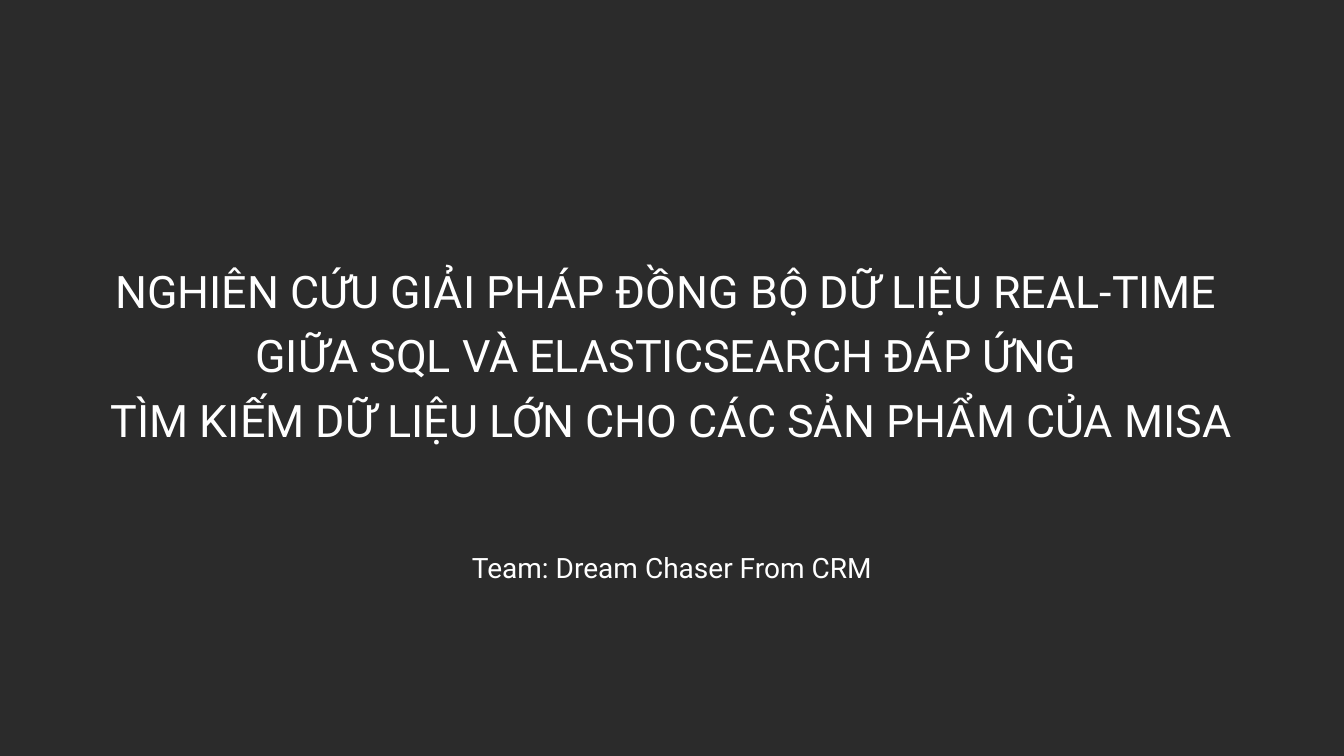
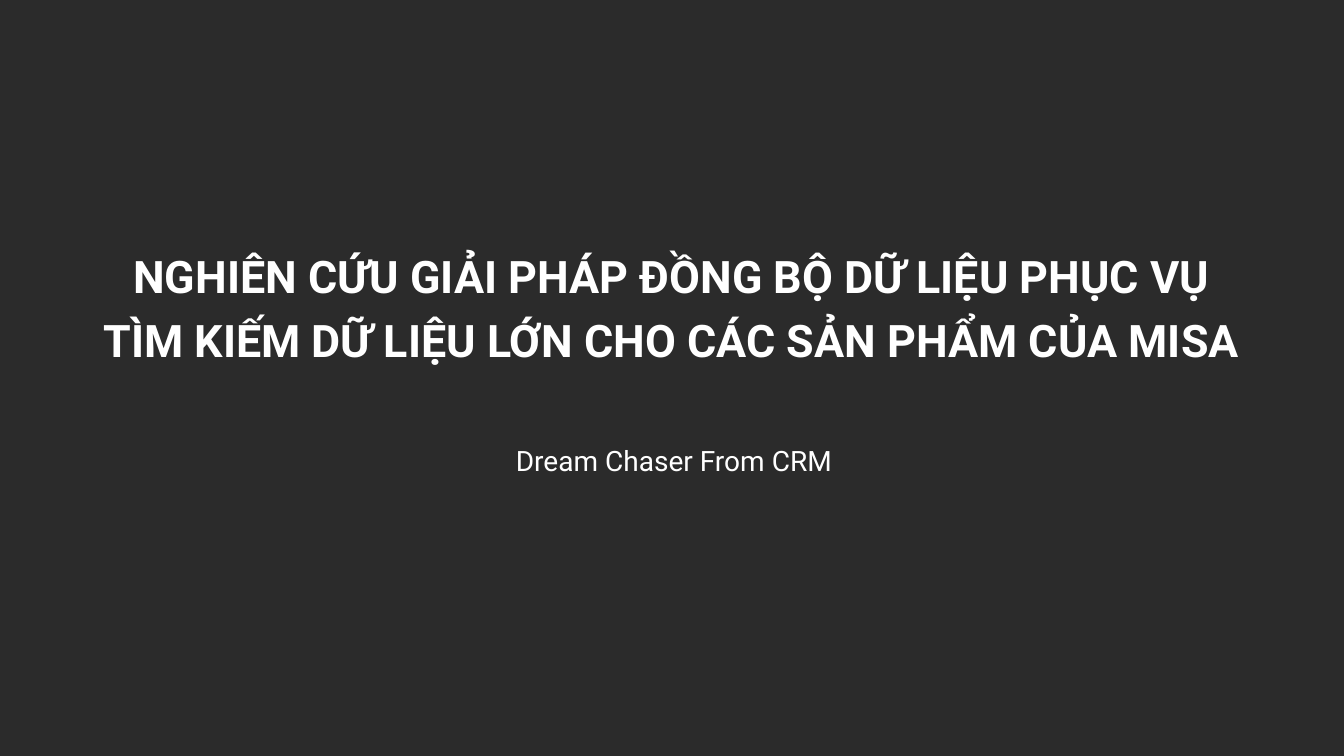
Before and after one commit to dna219/DreamChaserFromCRM, a slide deck: slide 1 of Dream-Chaser-From-CRM.pptx. Drawn at 1344x756 pixels with LibreOffice and Linux fonts; fonts in the diff are those of the drawing; background and template pictures are left out; a plain dark background stands for a picture behind light text. Boxes give left, top, right and bottom in pixels: in the first picture for what was removed or moved away, otherwise in the second. Text is boxed around its words. In the diff, an @@ line names an element or a change of style, - is before the commit and + after.

```diff
--- a/Dream-Chaser-From-CRM.pptx
+++ b/Dream-Chaser-From-CRM.pptx
@@ text at [104,251,1239,365]: text changed; bold on @@
-NGHIÊN CỨU GIẢI PHÁP ĐỒNG BỘ DỮ LIỆU REAL-TIME
-GIỮA SQL VÀ ELASTICSEARCH ĐÁP ỨNG
-TÌM KIẾM DỮ LIỆU LỚN CHO CÁC SẢN PHẨM CỦA MISA
+NGHIÊN CỨU GIẢI PHÁP ĐỒNG BỘ DỮ LIỆU PHỤC VỤ
+TÌM KIẾM DỮ LIỆU LỚN CHO CÁC SẢN PHẨM CỦA MISA
@@ text at [516,450,832,472]: text changed @@
-Team: Dream Chaser From CRM
+Dream Chaser From CRM
```
Also in this commit, not shown: 7 other slides changed, 7 slides added, 5 slides removed.
